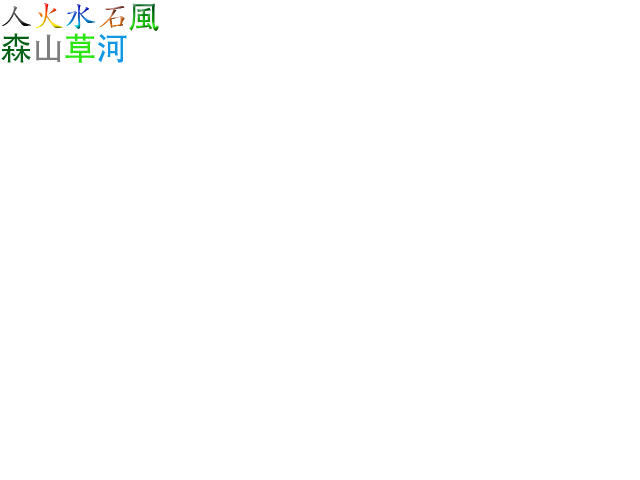
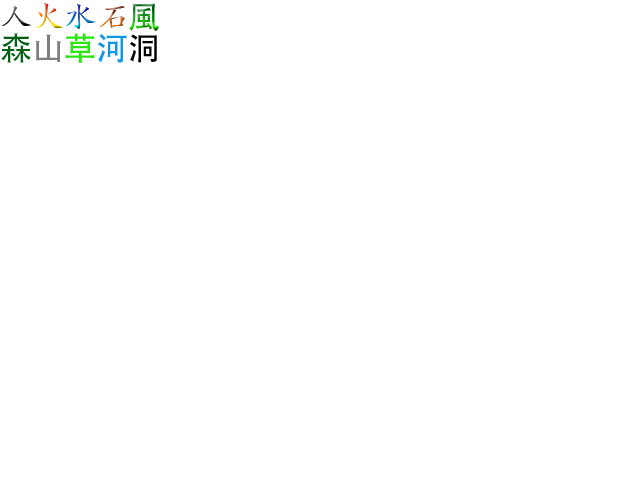
Layered file, before and after one edit (640×480). Changes by layer:
added layer "洞" above "河" over [130, 34, 157, 63]
